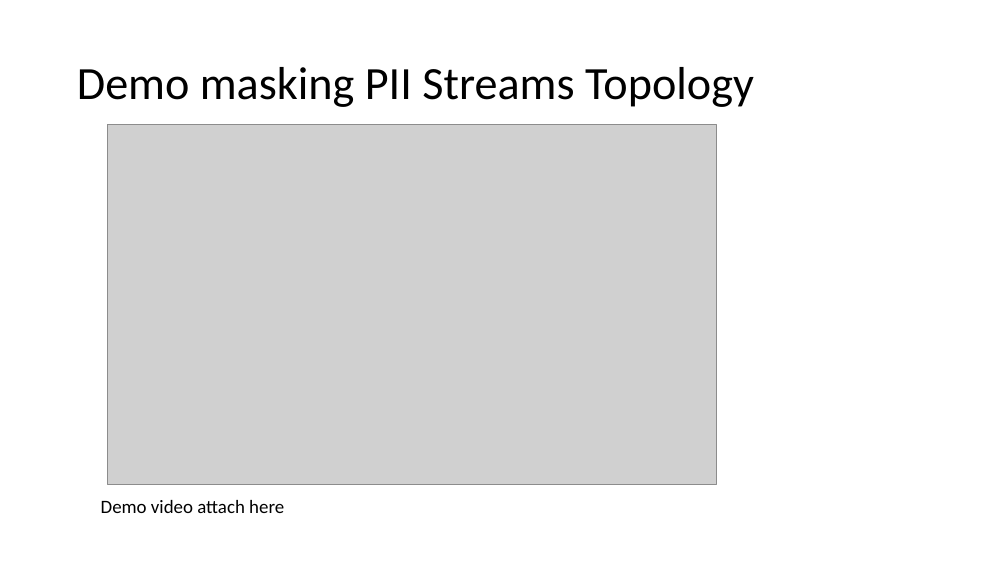
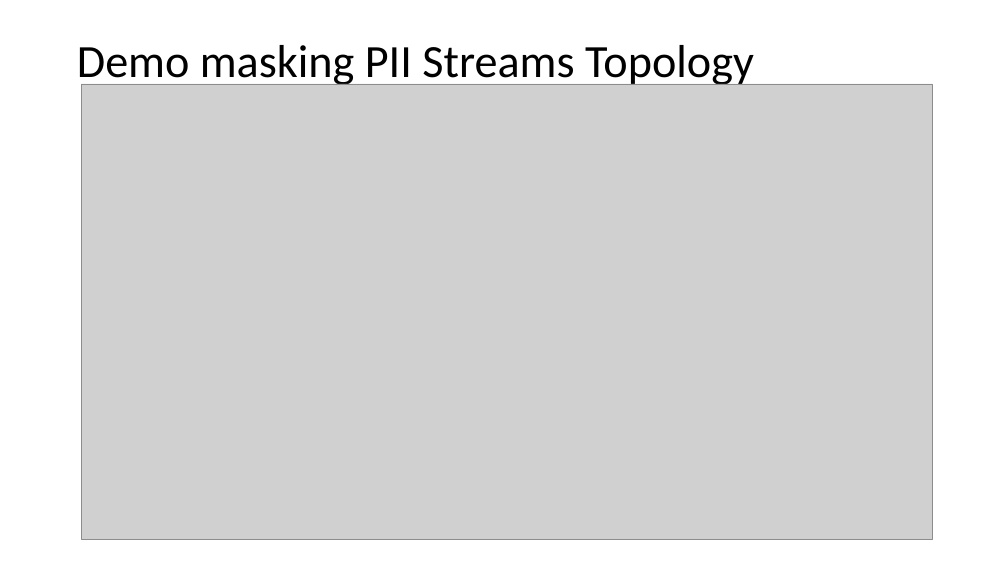
Before and after one commit to binitakaushik18/play-stream-maskingservice, a slide deck: slide 14 of doc/Kafka-Streams-TechConf [Autosaved].pptx (slide 10 before the commit). Drawn at 1008x567 pixels with LibreOffice and Linux fonts; fonts in the diff are those of the drawing; grey boxes stand for pictures. Boxes give left, top, right and bottom in pixels: in the first picture for what was removed or moved away, otherwise in the second. Text is boxed around its words. In the diff, an @@ line names an element or a change of style, - is before the commit and + after.

```diff
--- a/doc/Kafka-Streams-TechConf [Autosaved].pptx
+++ b/doc/Kafka-Streams-TechConf [Autosaved].pptx
@@ title "Demo masking PII Streams Topology" rewrapped from [77,67,754,107] to [77,45,754,89] @@
@@ picture: place and size @@
-picture at [108,125,717,485]
+picture at [81,84,932,539]
@@ text removed at [101,500,284,513] @@
-Demo video attach here
```
Also in this commit, not shown: 9 other slides changed, 5 slides added, 4 other files.
